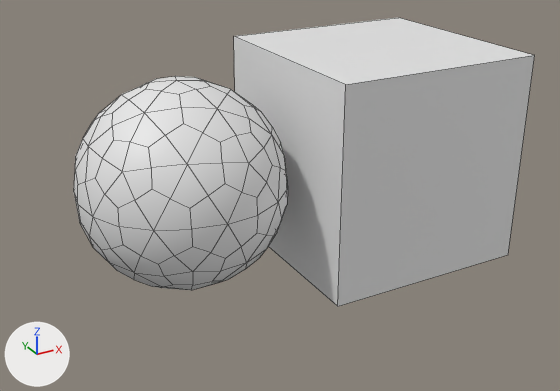
The OBJ model assets/mesh/untitled.obj: old version first, new version second.
One viewpoint serves both versions: a 50 mm lens placed at (-2.27, -5.89, 2.63), pointed at (0.92, -0.09, -0.27). The axes (+X, +Y, +Z) are drawn at lower left. The lights are the same throughout. Mesh edges are drawn as thin lines. Where no turn or scale is listed for an object, it has been applied to the vertices.
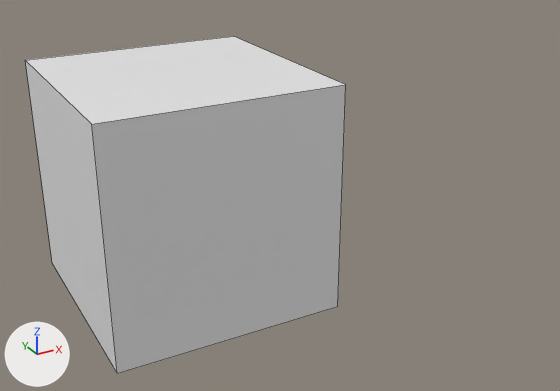
Scene script edits in JSON lines:
```json
{"block": "me_cube", "where": "me_cube.from_pydata(...)  # 8 vertices, 6 faces; spans x 1.0..3.0, y -1.0..1.0, z -1.0..1.0"}
{"block": "me_cube", "where": "# used by ob_cube; location = (0.0, 0.0, 0.0)"}
{"block": "me_cube", "change": "me_cube part 1: the whole mesh is moved by (-2.0, 0.0, 0.0)"}
{"op": "remove", "block": "ob_icosphere", "code": ["ob_icosphere = bpy.data.objects.new('Icosphere', me_icosphere)", "ob_icosphere.location = (0.0, 0.0, 0.0)"]}
```

Boxes [x1, y1, x2, y2] around the edits, measured in the pictures (560 x 391 px):
```json
{"object": "Cube", "change": "mesh moved", "before": [234, 17, 535, 306], "after": [25, 36, 346, 373]}
{"object": "Icosphere", "change": "deleted", "before": [74, 76, 288, 290]}
```
